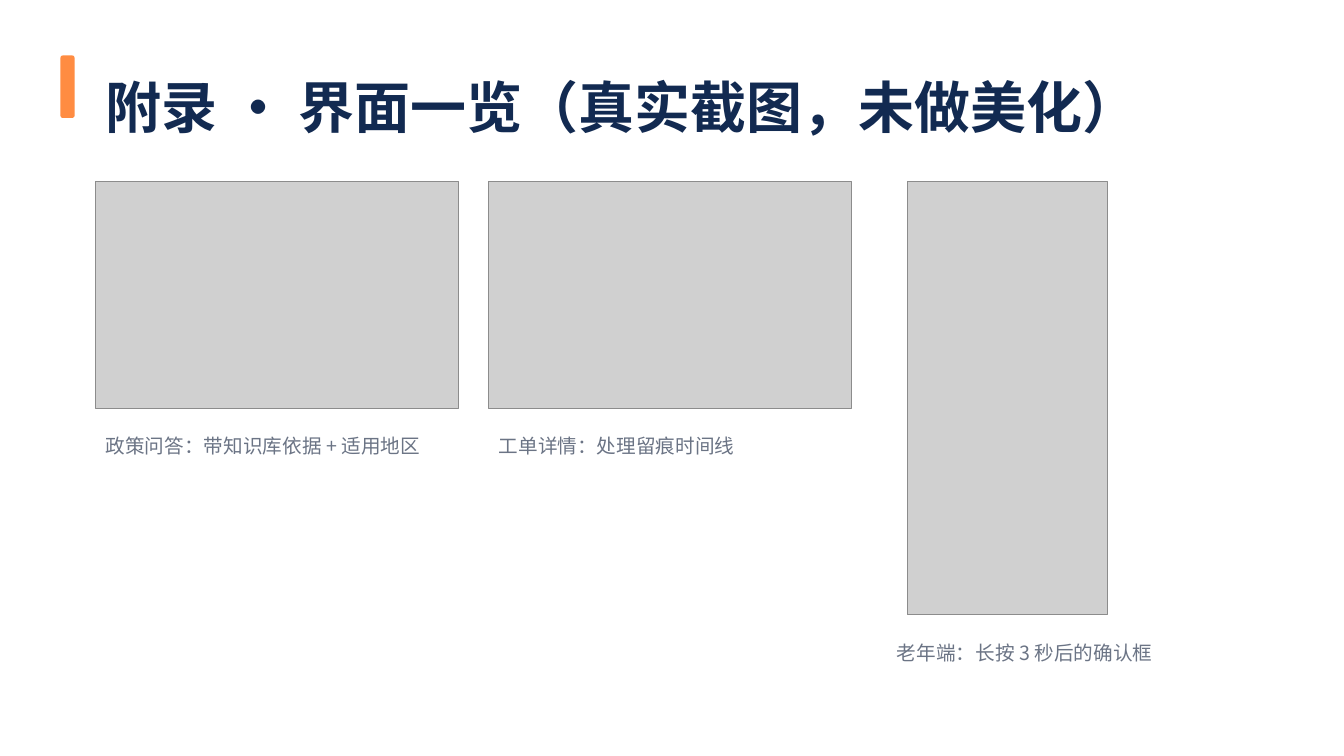
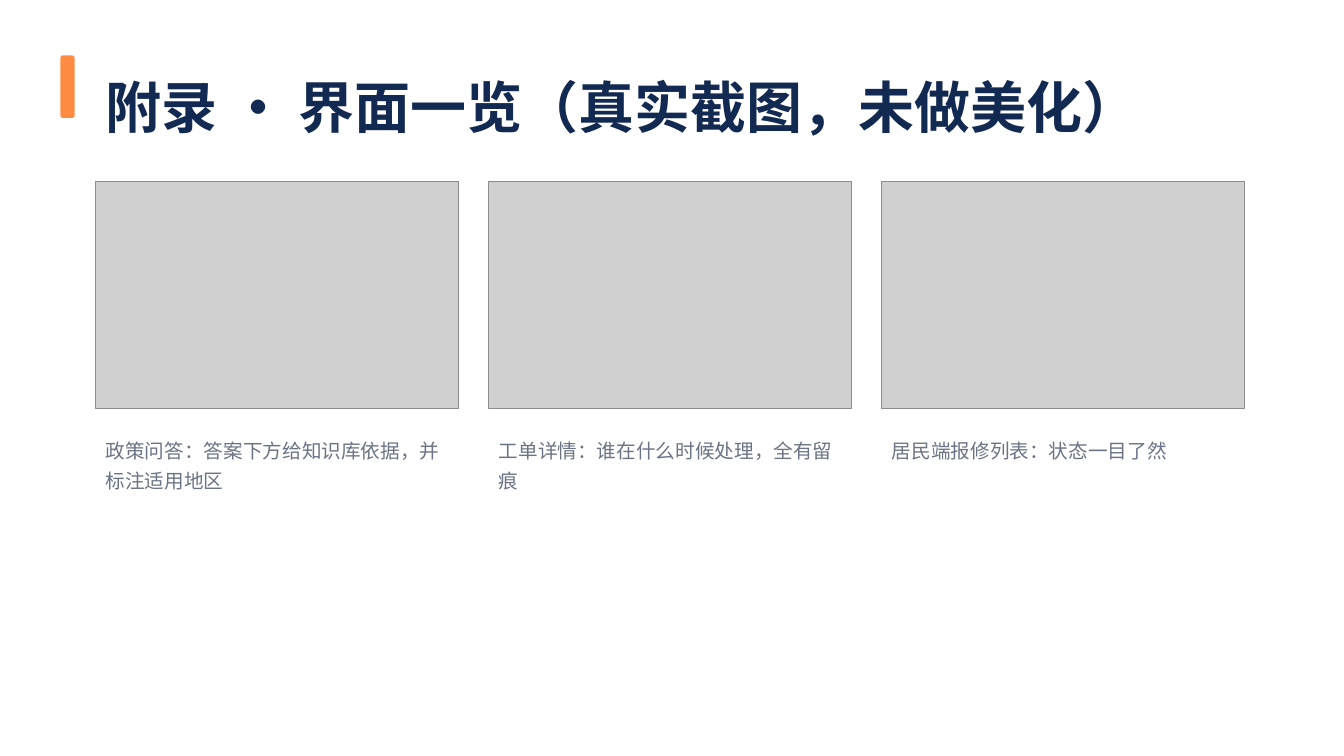
Before and after one commit to woshuofengsu/campus-insight-agent, a slide deck: slide 11 of docs/competition/9月22日路演-社区先知.pptx. Drawn at 1344x756 pixels with LibreOffice and Linux fonts; fonts in the diff are those of the drawing; grey boxes stand for pictures. Boxes give left, top, right and bottom in pixels: in the first picture for what was removed or moved away, otherwise in the second. Text is boxed around its words. In the diff, an @@ line names an element or a change of style, - is before the commit and + after.

```diff
--- a/docs/competition/9月22日路演-社区先知.pptx
+++ b/docs/competition/9月22日路演-社区先知.pptx
@@ picture: place and size @@
-picture at bbox=[907, 181, 1108, 615]
+picture at bbox=[882, 181, 1245, 408]
@@ text at bbox=[106, 441, 440, 490]: text changed @@
-政策问答：带知识库依据 + 适用地区
+政策问答：答案下方给知识库依据，并标注适用地区
@@ text at bbox=[499, 441, 833, 490]: text changed @@
-工单详情：处理留痕时间线
+工单详情：谁在什么时候处理，全有留痕
@@ text added at bbox=[892, 441, 1167, 460], 14 pt, text #6B7485 @@
+居民端报修列表：状态一目了然
@@ text removed at bbox=[897, 643, 1153, 662] @@
-老年端：长按 3 秒后的确认框
```
Also in this commit, not shown: 2 other slides changed, 4 other files.
